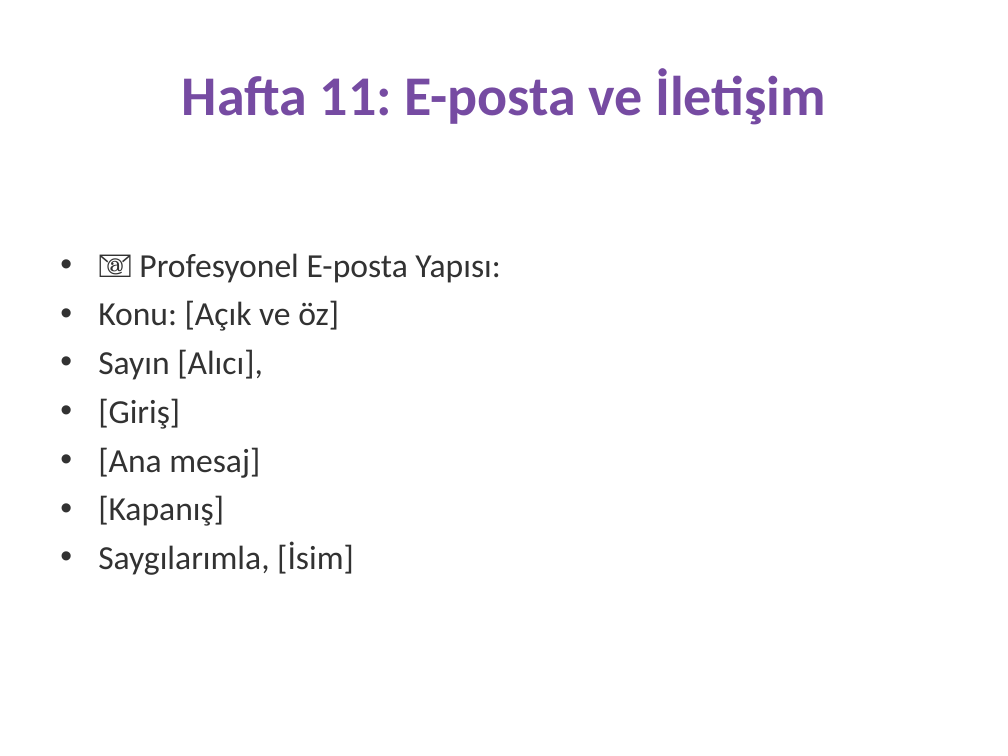
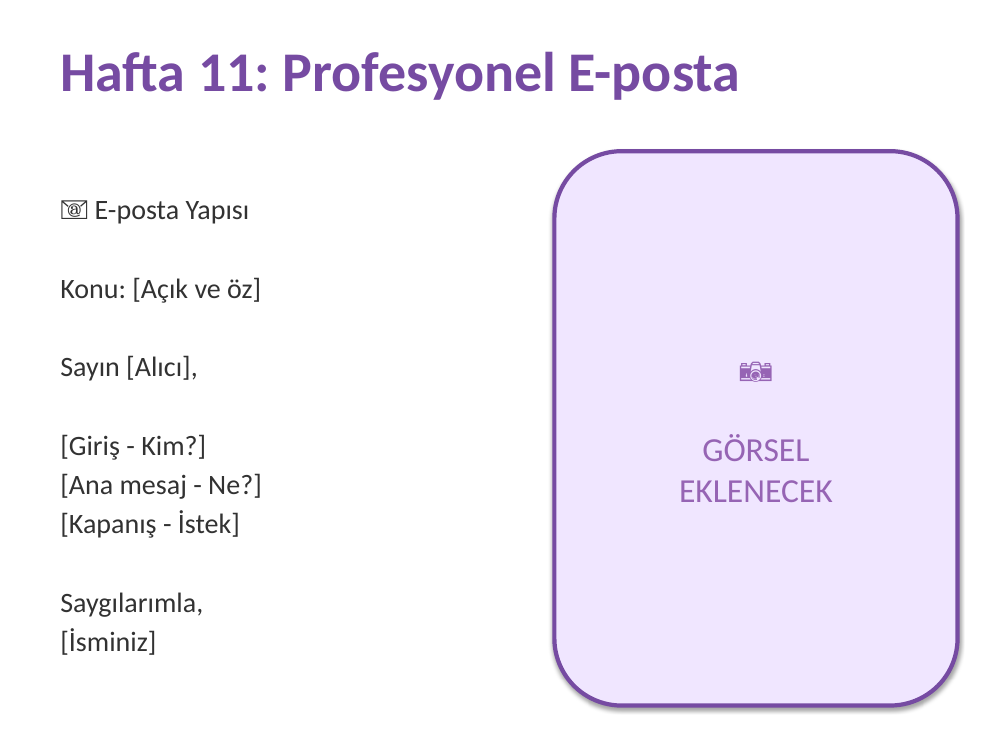
Before and after one commit to fikirkasi-arch/BST, a slide deck: slide 14 of sunumlar/6-SINIF-FULL-SUNUM.pptx. Drawn at 1008x756 pixels with LibreOffice and Linux fonts; fonts in the diff are those of the drawing. Boxes give left, top, right and bottom in pixels: in the first picture for what was removed or moved away, otherwise in the second. Text is boxed around its words. In the diff, an @@ line names an element or a change of style, - is before the commit and + after.

```diff
--- a/sunumlar/6-SINIF-FULL-SUNUM.pptx
+++ b/sunumlar/6-SINIF-FULL-SUNUM.pptx
@@ text "Hafta 11: Profesyonel E-posta" at (x1=60, y1=51, x2=741, y2=100): vertical alignment middle to top @@
@@ text at (x1=60, y1=51, x2=741, y2=100): text changed @@
-Hafta 11: E-posta ve İletişim
+Hafta 11: Profesyonel E-posta
@@ text "📧 E-posta Yapısı" moved from (x1=98, y1=253, x2=500, y2=575) to (x1=60, y1=201, x2=262, y2=655) @@
@@ rounded rectangle added at (x1=554, y1=151, x2=958, y2=706), fill #F0E6FF, outline #764BA2 3 pt, 24 pt, text #9664B4 @@
+📷
+GÖRSEL
+EKLENECEK
@@ text at (x1=95, y1=201, x2=250, y2=224): text changed; size 24 to 20 pt @@
-• 📧 Profesyonel E-posta Yapısı:
+📧 E-posta Yapısı
@@ text at (x1=60, y1=277, x2=261, y2=381): size 24 to 20 pt in "Konu: [Açık ve öz]", "Sayın [Alıcı],"; bullet • to none; less space between paragraphs @@
@@ text at (x1=60, y1=434, x2=262, y2=655): text changed; size 24 to 20 pt @@
-• [Giriş]
-• [Ana mesaj]
-• [Kapanış]
-• Saygılarımla, [İsim]
+[Giriş - Kim?]
+[Ana mesaj - Ne?]
+[Kapanış - İstek]
+Saygılarımla,
+[İsminiz]
```
Also in this commit, not shown: 22 other slides changed, 6 slides added, 10 slides removed, 3 other files.
